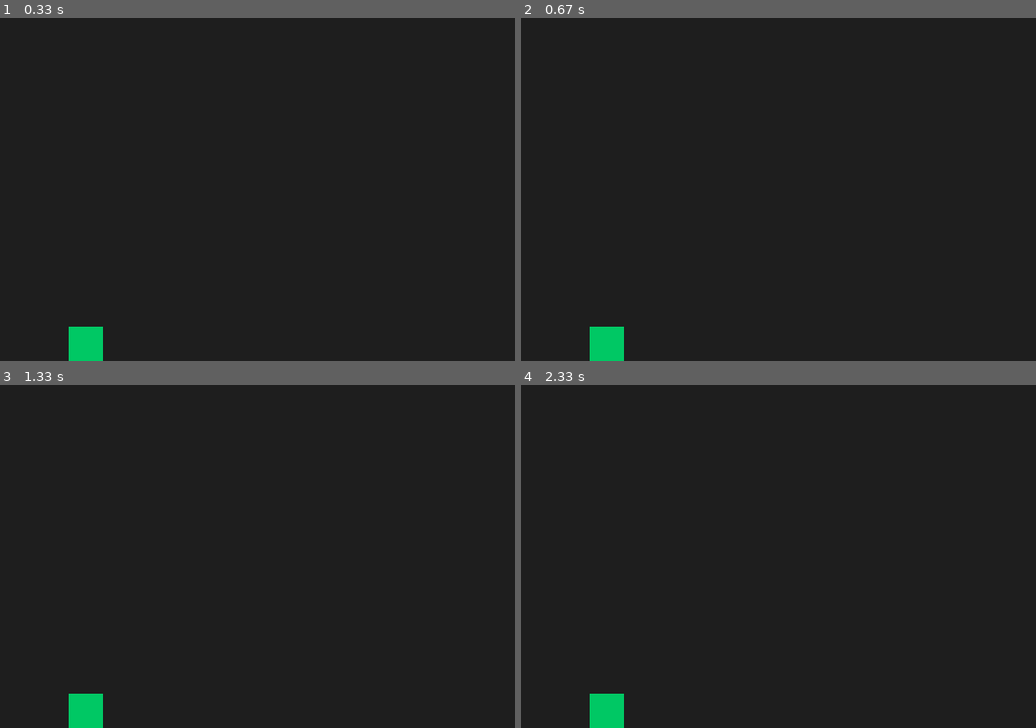
Above: before the commit, frames 1-4 (two rows, left to right).
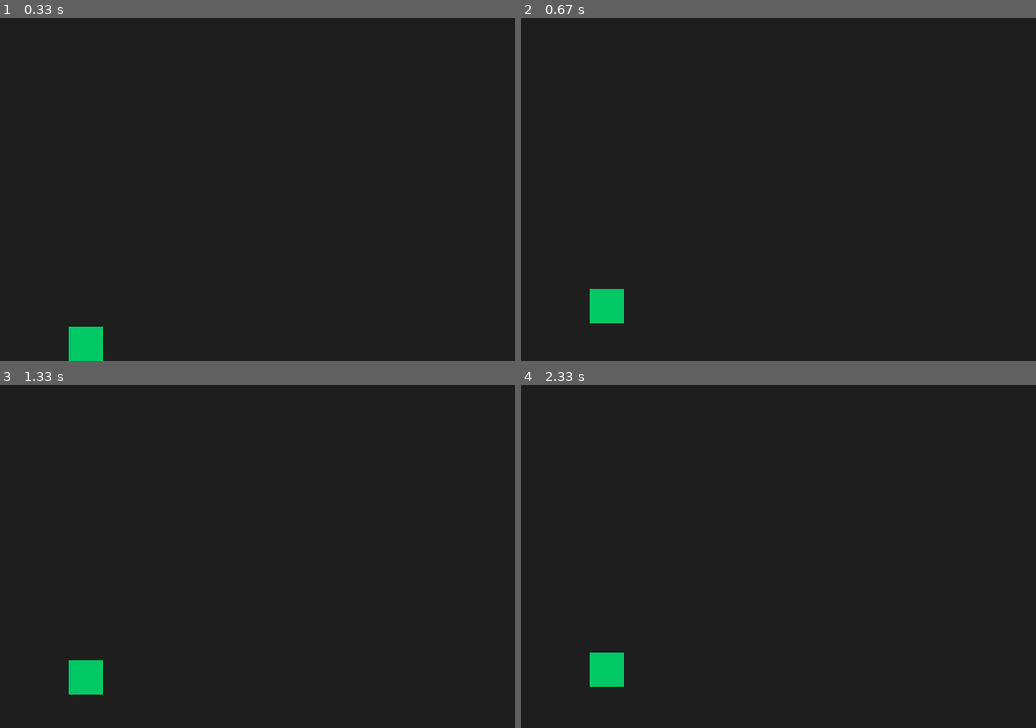
Above: after the commit, the same moments.

Repository: leomarsolla/pygameleomarcondes
Game: pygame game, started from jogo.py
Same seed, same stepped clock (60 frames per second), same inputs: the game is played once before the commit and once after it.
Inputs:
- Up to frame 1 (0.33 s): no input
- Up to frame 2 (0.67 s): tap Space at 0.33 s
- Up to frame 3 (1.33 s): tap Space at 0.73, 1.03, 1.23 s
- Up to frame 4 (2.33 s): tap Space at 1.57, 1.87, 2.07 s

Frame 1 is identical in both runs. In frame 2, 1.3% of the frame differs, in the area x 13-20%, y 79-100%; in frame 3, 1.3%; in frame 4, 1.3%.

Commit message:
v6 - gravidade funcionando

Diff:
--- a/jogo.py
+++ b/jogo.py
@@ -15,6 +15,8 @@
         self.rect = self.image.get_rect()
         self.rect.x = 80
         self.rect.y = HEIGHT - 40
+        self.vel_y = 0
+        self.gravity_dir = 1
 
     def flip_gravity(self):
         self.gravity_dir *= -1
@@ -43,13 +45,13 @@
     clock.tick(FPS)
 
     for event in pygame.event.get():
-
         if event.type == pygame.QUIT:
             game = False
+        if event.type == pygame.KEYDOWN:
+            if event.key == pygame.K_SPACE:
+                player.flip_gravity()
 
-    window.fill((255, 0, 255))
-    all_sprites.draw(window)
-    pygame.display.update()
+    all_sprites.update()
 
     window.fill((30, 30, 30))
     all_sprites.draw(window)
